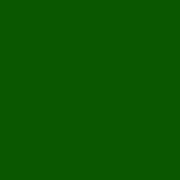
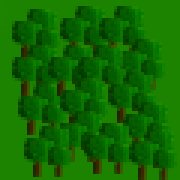
Comparing the layer stacks of the two 180×180 images. Changes:
added layer "BodyBottom" above "Right" over bbox(24, 102, 177, 180)
added layer "BodyTop" above "Top" over bbox(12, 6, 165, 135)
added layer "Layer 1" above "Layer 0" over bbox(0, 0, 180, 180)
hid "Layer 0" over bbox(0, 0, 180, 180)
